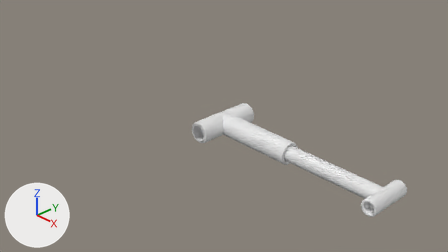
One commit to the Blender file Piston/Piston1.blend: the scene before it, then after it.
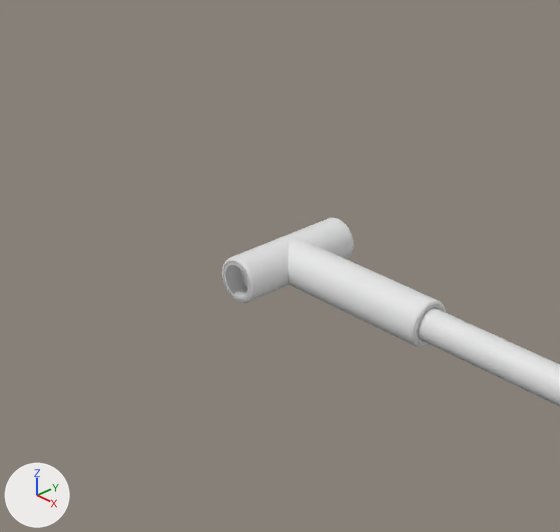
Each version appears first from the file's camera 'Camera', and next in a close-up on the part from 19% to 79% of the width and 0% to 100% of the height. The axes (+X, +Y, +Z) are drawn at lower left. The lights are the same throughout.

Objects in the first close-up: 'Clilindro grande', 'Clilindro pequeño'.
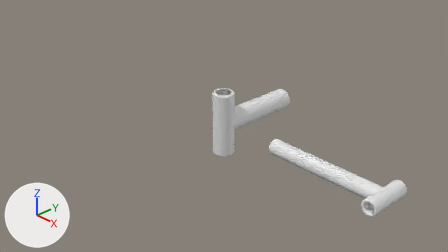
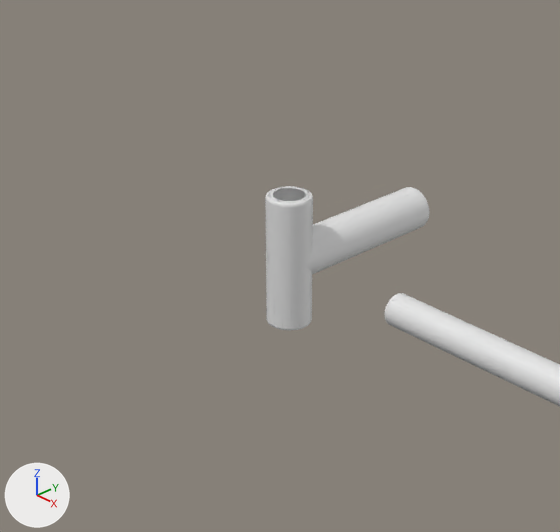
Changed parts and their boxes [x1, y1, x2, y2] in the close-ups (560 x 532 px):
'Clilindro grande', moved, turned
    before: [222, 218, 446, 348]
    after: [265, 186, 429, 330]

What changed in the scene script:
```text
Change ob_clilindro_grande:
    ob_clilindro_grande.location: (0.388, 0.0, 0.0) -> (0.0, 0.388, 0.0)
    ob_clilindro_grande.rotation_euler: (0.0, 1.571, 0.0) -> (1.571, 0.0, 3.142)  # degrees (0, 90, 0) -> degrees (90, 0, 180)
```
